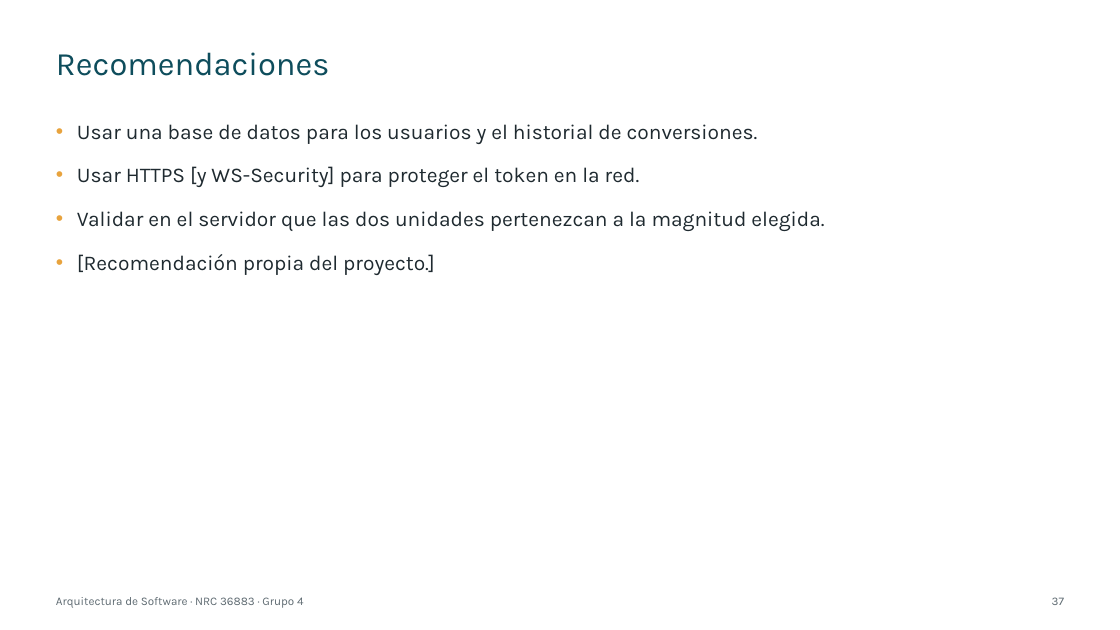
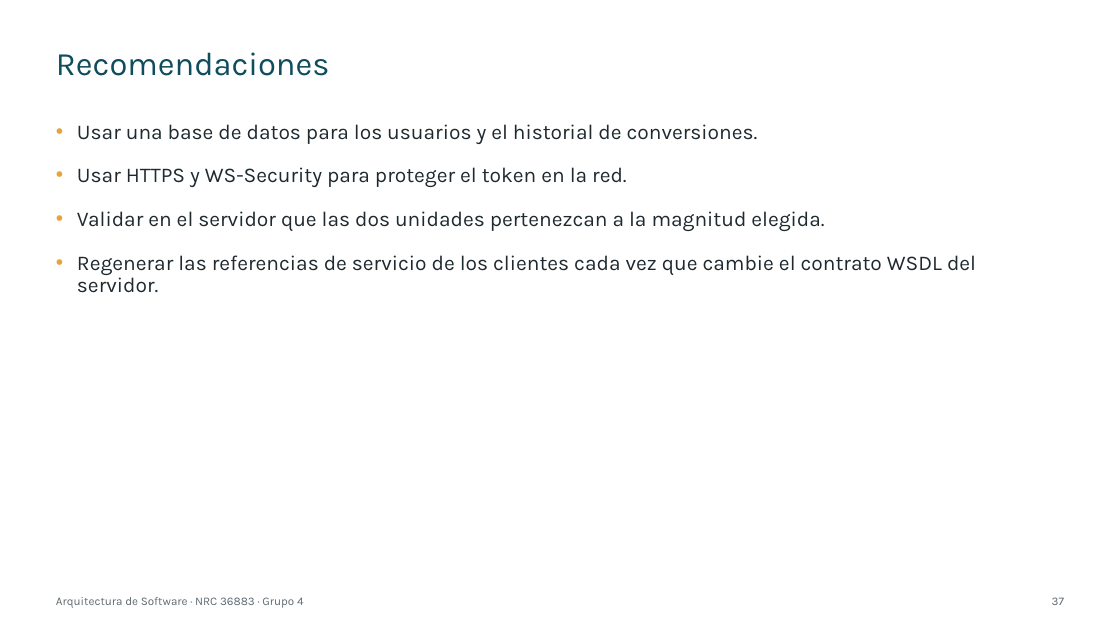
Before and after one commit to IMarcusDev/TI.1.2.-PAO202651_SOAP_DOTNET_SINBDD_NRC_36883_GR04, a slide deck: slide 37 of 05. DOCUMENTACION/PRESENTACION TI.1.2. SOAP sin BDD en DOTNET GR4.pptx. Drawn at 1120x630 pixels with LibreOffice and Linux fonts; fonts in the diff are those of the drawing. Boxes give left, top, right and bottom in pixels: in the first picture for what was removed or moved away, otherwise in the second. Text is boxed around its words. In the diff, an @@ line names an element or a change of style, - is before the commit and + after.

```diff
--- a/05. DOCUMENTACION/PRESENTACION TI.1.2. SOAP sin BDD en DOTNET GR4.pptx
+++ b/05. DOCUMENTACION/PRESENTACION TI.1.2. SOAP sin BDD en DOTNET GR4.pptx
@@ text at box(77, 167, 627, 187): text changed @@
-• Usar HTTPS [y WS-Security] para proteger el token en la red.
+• Usar HTTPS y WS-Security para proteger el token en la red.
@@ text at box(77, 255, 976, 293): text changed @@
-• [Recomendación propia del proyecto.]
+• Regenerar las referencias de servicio de los clientes cada vez que cambie el contrato WSDL del servidor.
```
Also in this commit, not shown: 27 other slides changed.
